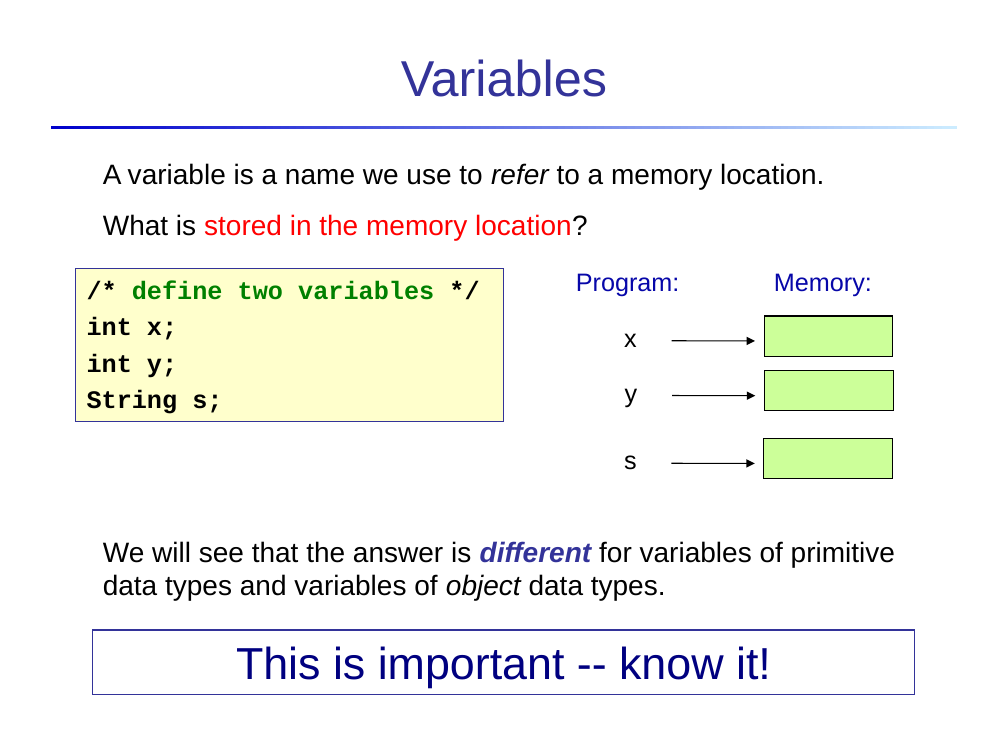
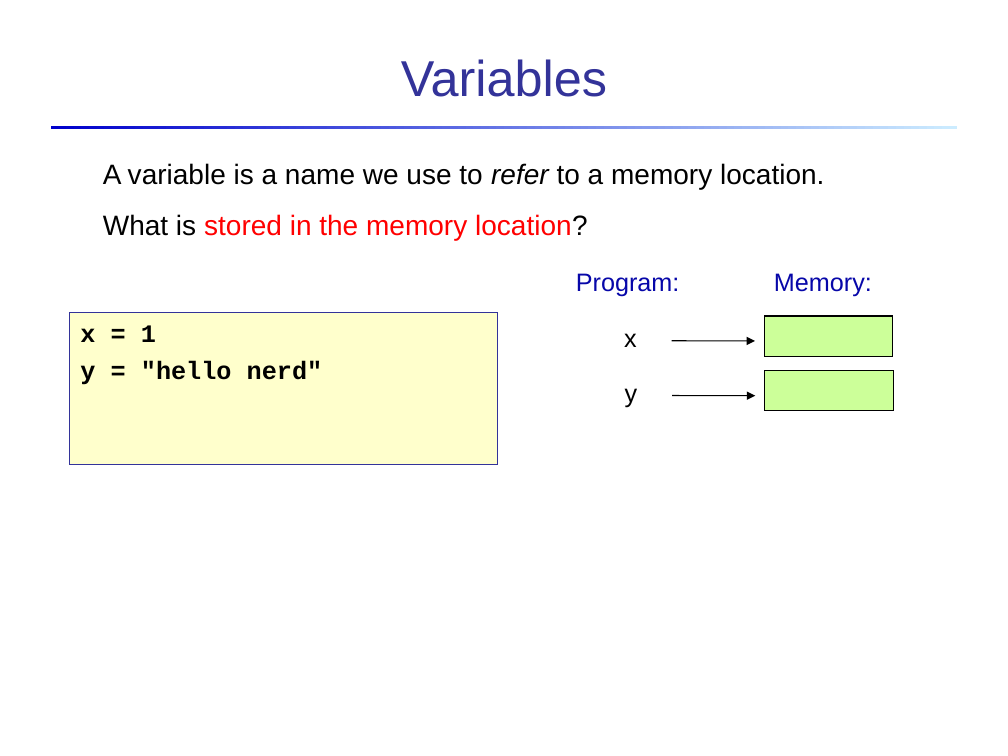
Before and after one commit to cpske/Prog2, a slide deck: slide 2 of oop/Object-References.ppt (slide 3 before the commit). Drawn at 1008x756 pixels with LibreOffice and Linux fonts; fonts in the diff are those of the drawing. Boxes give left, top, right and bottom in pixels: in the first picture for what was removed or moved away, otherwise in the second. Text is boxed around its words. In the diff, an @@ line names an element or a change of style, - is before the commit and + after.

```diff
--- a/oop/Object-References.ppt
+++ b/oop/Object-References.ppt
@@ text "x = 1": place and size @@
-text "x = 1" at (76,269,504,421)
+text "x = 1" at (70,312,498,465)
@@ text at (80,325,323,385): text changed @@
-/* define two variables */
-int x;
-int y;
-String s;
+x = 1
+y = "hello nerd"
@@ rectangle removed at (764,438,893,479) @@
@@ text removed at (624,455,637,470) @@
-s
@@ arrow removed from (672, 464) to (755, 464) @@
@@ text removed at (103,541,895,601) @@
-We will see that the answer is different for variables of primitive data types and variables of object data types.
@@ rectangle removed at (93,630,915,695) @@
-This is important -- know it!
```
Also in this commit, not shown: 1 slide removed, 2 other files.
